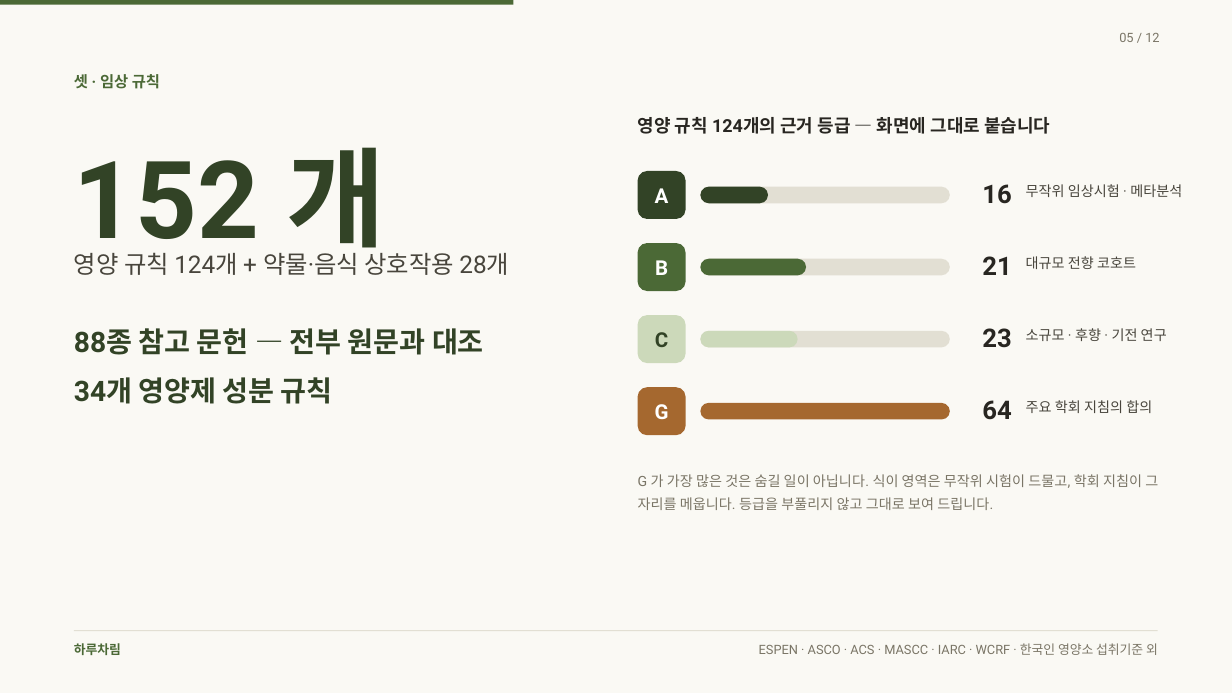
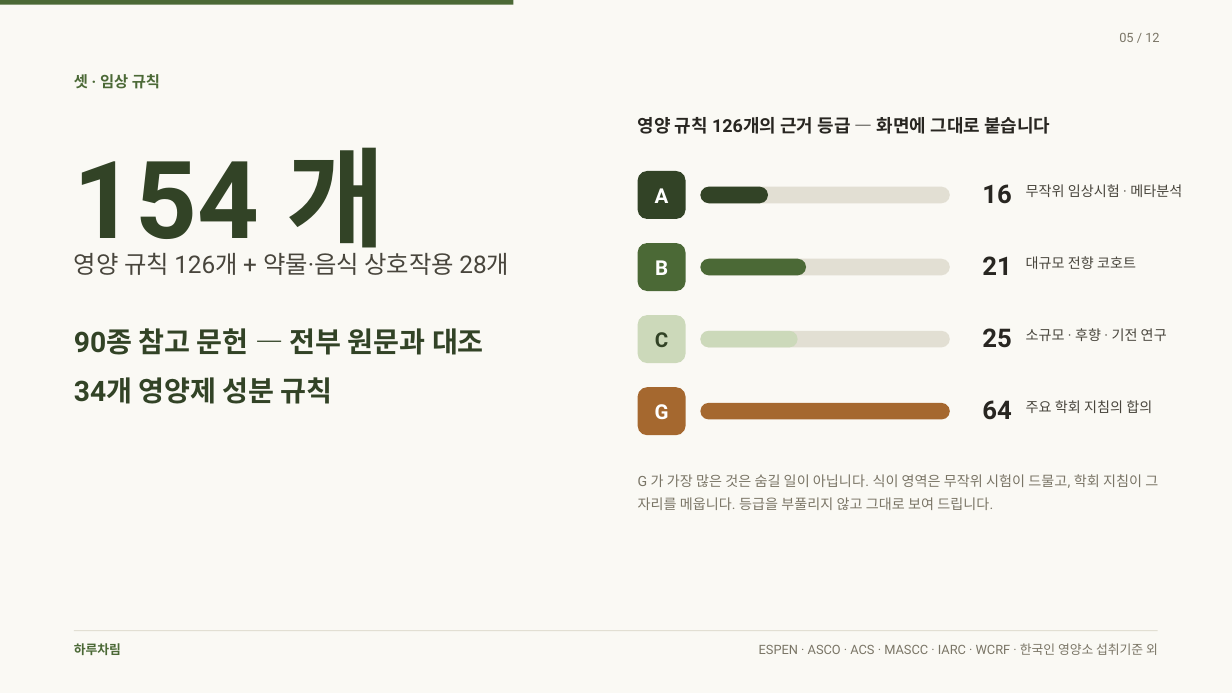
Before and after one commit to rohkwangwon-lang/harucharim-app, a slide deck: slide 5 of docs/홍보/하루차림-발표.pptx. Drawn at 1232x693 pixels with LibreOffice and Linux fonts; fonts in the diff are those of the drawing. Boxes give left, top, right and bottom in pixels: in the first picture for what was removed or moved away, otherwise in the second. Text is boxed around its words. In the diff, an @@ line names an element or a change of style, - is before the commit and + after.

```diff
--- a/docs/홍보/하루차림-발표.pptx
+++ b/docs/홍보/하루차림-발표.pptx
@@ text at bbox=[638, 117, 1050, 134]: text changed @@
-영양 규칙 124개의 근거 등급 — 화면에 그대로 붙습니다
+영양 규칙 126개의 근거 등급 — 화면에 그대로 붙습니다
@@ text at bbox=[74, 147, 385, 264]: text changed @@
-152 개
+154 개
@@ text at bbox=[74, 252, 509, 275]: text changed @@
-영양 규칙 124개 + 약물·음식 상호작용 28개
+영양 규칙 126개 + 약물·음식 상호작용 28개
@@ text at bbox=[74, 328, 484, 355]: text changed @@
-88종 참고 문헌 — 전부 원문과 대조
+90종 참고 문헌 — 전부 원문과 대조
@@ text at bbox=[982, 328, 1011, 348]: text changed @@
-23
+25
```
Also in this commit, not shown: 17 other files.
